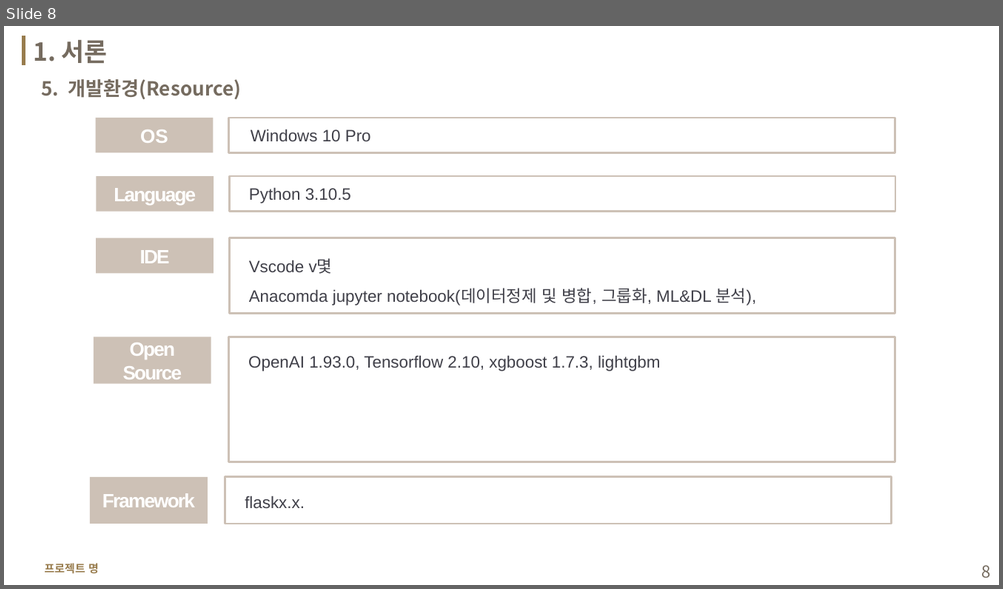
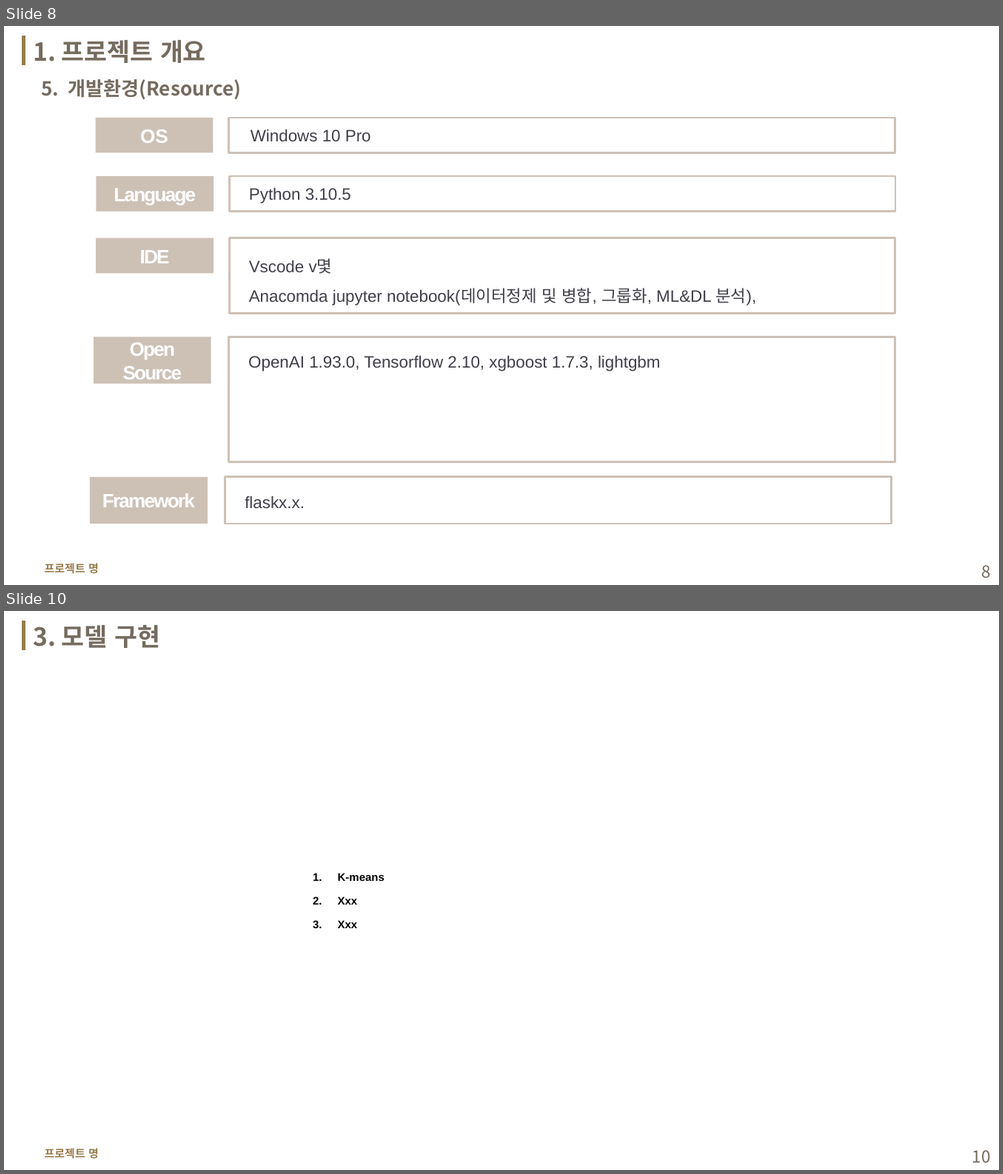
Before and after one commit to yisy0/1stProject, a slide deck: etc/1219_sample_v1.pptx. Shown one above the other, each under a label of ours: slide 8 before the commit, slides 8 and 10 after it; the slides between them are not shown. The pictures are 1003x589 and 1003x1174 pixels, drawn with LibreOffice and Linux fonts; fonts in the diff are those of the drawing; background and template pictures are left out. Boxes give left, top, right and bottom in pixels: in the first picture for what was removed or moved away, otherwise in the second. Text is boxed around its words. In the diff, an @@ line names an element or a change of style, - is before the commit and + after.

```diff
--- a/etc/1219_sample_v1.pptx
+++ b/etc/1219_sample_v1.pptx
@@ slide 10 added at (x1=4, y1=611, x2=999, y2=1170), background #FFFFFF; not listed: 2 template elements that a slide beside it also shows @@
@@ text added at (x1=34, y1=625, x2=160, y2=648), 18 pt, text #756B5F, bold @@
+3. 모델 구현
@@ text added at (x1=338, y1=873, x2=384, y2=928), 8 pt, text #000000, bold @@
+  1. K-means
+  2. Xxx
+  3. Xxx
@@ page number added at (x1=972, y1=1150, x2=990, y2=1163), 12 pt, text #756B5F @@
+10
@@ slide 8 changed as well @@
@@ text at (x1=34, y1=40, x2=206, y2=63): text changed @@
-1. 서론
+1. 프로젝트 개요
```
Also in this commit, not shown: 11 other slides changed, 2 other slides added, 1 slide removed, 25 other files.
